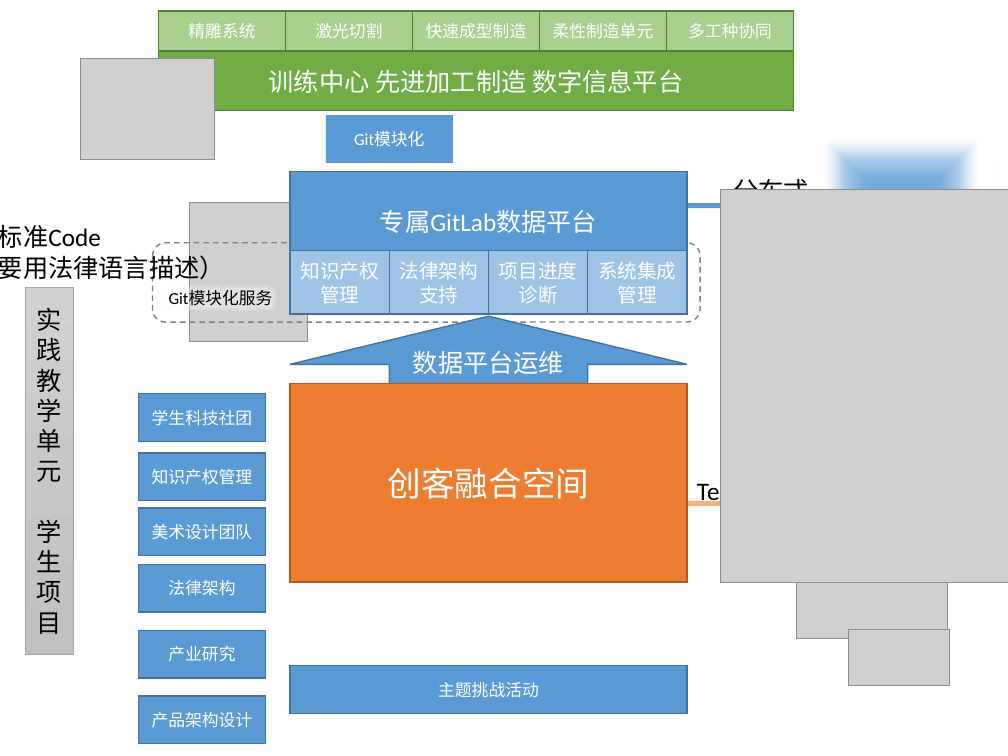
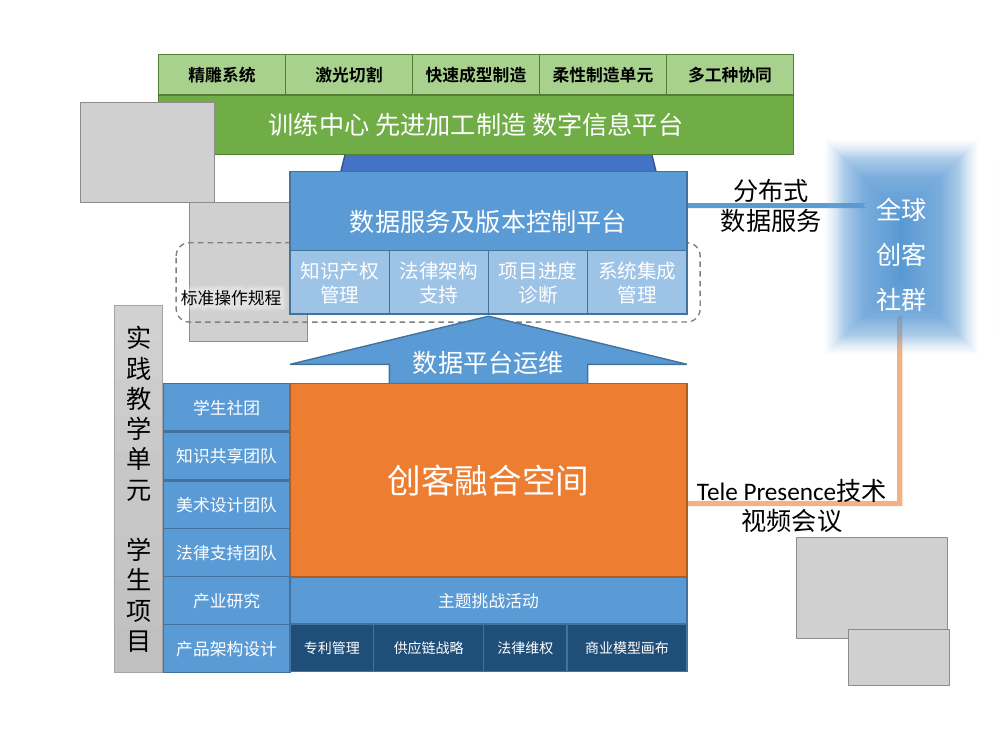
Before and after one commit to woodyme/i.center_my_workzone, a slide deck: slide 1 of 训练中心创客交叉融合空间建设/doc/创客融合空间运行模式.pptx. Drawn at 1008x756 pixels with LibreOffice and Linux fonts; fonts in the diff are those of the drawing; grey boxes stand for pictures. Boxes give left, top, right and bottom in pixels: in the first picture for what was removed or moved away, otherwise in the second. Text is boxed around its words. In the diff, an @@ line names an element or a change of style, - is before the commit and + after.

Commit message:
update 创客空间平台模式

```diff
--- a/训练中心创客交叉融合空间建设/doc/创客融合空间运行模式.pptx
+++ b/训练中心创客交叉融合空间建设/doc/创客融合空间运行模式.pptx
@@ text colour #FFFFFF to #000000, bold on in 5 elements at box(158, 54, 285, 94), box(285, 54, 412, 94), box(412, 54, 539, 94), box(539, 54, 666, 94), box(666, 54, 793, 94) @@
@@ 6 rectangles, 1 picture: place and size @@
-6 rectangles, 1 picture at box(81, 11, 793, 159)
+6 rectangles, 1 picture at box(81, 54, 793, 204)
@@ rectangle removed at box(326, 115, 453, 162) @@
-Git模块化
@@ trapezoid added at box(340, 148, 657, 176), fill #4472C4, outline #325491 1 pt @@
@@ text "全球创客社群": place and size @@
-text "全球创客社群" at box(806, 120, 998, 373)
+text "全球创客社群" at box(877, 198, 927, 311)
@@ picture removed at box(721, 190, 1008, 583) @@
@@ text at box(877, 198, 927, 311): text added @@
+全球创客社群
@@ text removed at box(0, 224, 225, 283) @@
-运作标准Code
-（需要用法律语言描述）
@@ text in rectangle at box(350, 210, 627, 233): text changed @@
-专属GitLab数据平台
+数据服务及版本控制平台
@@ rounded rectangle: place and size @@
-rounded rectangle at box(152, 243, 700, 323)
+rounded rectangle at box(176, 243, 701, 323)
@@ text at box(181, 287, 282, 309): text changed @@
-Git模块化服务
+标准操作规程
@@ rectangle "实践教学单元": place and size @@
-rectangle "实践教学单元" at box(25, 287, 73, 654)
+rectangle "实践教学单元" at box(115, 305, 162, 672)
@@ rectangle "学生社团": place and size @@
-rectangle "学生社团" at box(138, 394, 265, 442)
+rectangle "学生社团" at box(163, 384, 290, 431)
@@ rectangle "创客融合空间": place and size @@
-rectangle "创客融合空间" at box(290, 384, 687, 583)
+rectangle "创客融合空间" at box(290, 384, 687, 578)
@@ text in rectangle at box(193, 400, 260, 416): text changed @@
-学生科技社团
+学生社团
@@ rectangle "知识共享团队": place and size @@
-rectangle "知识共享团队" at box(138, 453, 265, 500)
+rectangle "知识共享团队" at box(163, 432, 290, 480)
@@ text in rectangle at box(176, 448, 277, 464): text changed @@
-知识产权管理
+知识共享团队
@@ rectangle "美术设计团队": place and size @@
-rectangle "美术设计团队" at box(138, 508, 265, 555)
+rectangle "美术设计团队" at box(163, 481, 290, 528)
@@ rectangle "法律支持团队": place and size @@
-rectangle "法律支持团队" at box(138, 564, 265, 612)
+rectangle "法律支持团队" at box(163, 528, 290, 576)
@@ text in rectangle at box(176, 545, 277, 561): text changed @@
-法律架构
+法律支持团队
@@ rectangle "产业研究": place and size @@
-rectangle "产业研究" at box(138, 630, 265, 677)
+rectangle "产业研究" at box(163, 577, 290, 624)
@@ rectangle "主题挑战活动": place and size @@
-rectangle "主题挑战活动" at box(290, 666, 687, 714)
+rectangle "主题挑战活动" at box(290, 577, 687, 624)
@@ rectangle "产品架构设计": place and size @@
-rectangle "产品架构设计" at box(138, 697, 265, 744)
+rectangle "产品架构设计" at box(163, 625, 290, 672)
@@ rectangle added at box(290, 624, 374, 671), fill #1F4E79, outline #43739E 1 pt, 10 pt, text #FFFFFF @@
+专利管理
@@ rectangle added at box(374, 624, 484, 671), fill #1F4E79, outline #43739E 1 pt, 10 pt, text #FFFFFF @@
+供应链战略
@@ rectangle added at box(484, 624, 568, 671), fill #1F4E79, outline #43739E 1 pt, 10 pt, text #FFFFFF @@
+法律维权
@@ rectangle added at box(568, 624, 687, 671), fill #1F4E79, outline #43739E 1 pt, 10 pt, text #FFFFFF @@
+商业模型画布
```
Also in this commit, not shown: 2 other files.
